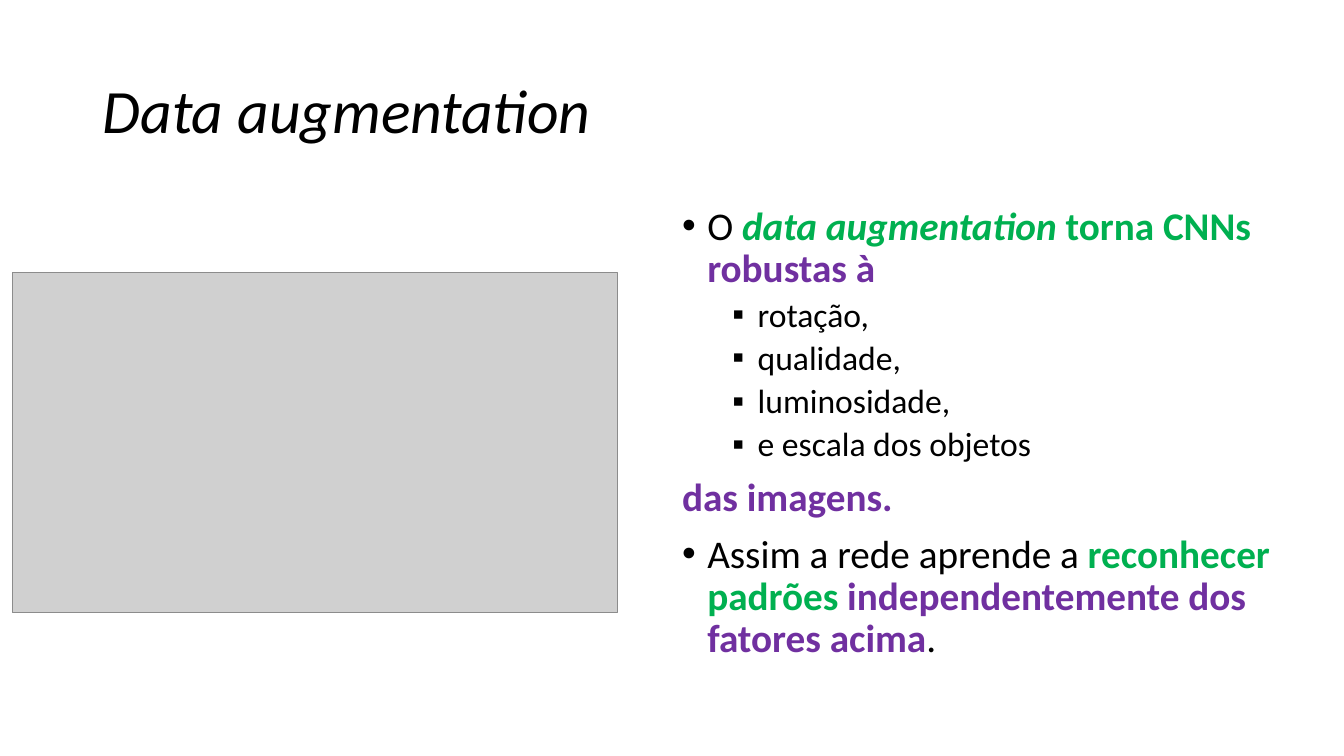
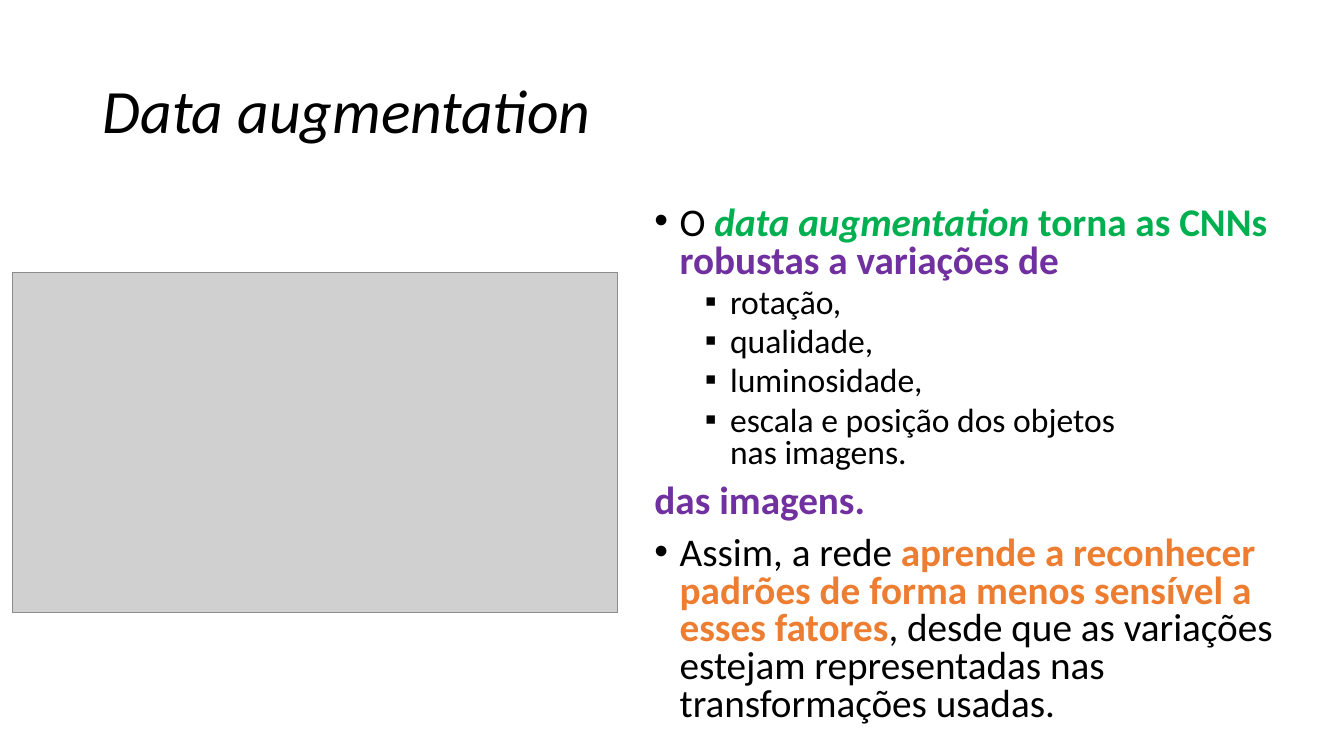
Before and after one commit to zz4fap/c24_inteligencia_artificial, a slide deck: slide 73 of slides/C24_CNN.pptx (slide 72 before the commit). Drawn at 1344x756 pixels with LibreOffice and Linux fonts; fonts in the diff are those of the drawing; grey boxes stand for pictures. Boxes give left, top, right and bottom in pixels: in the first picture for what was removed or moved away, otherwise in the second. Text is boxed around its words. In the diff, an @@ line names an element or a change of style, - is before the commit and + after.

```diff
--- a/slides/C24_CNN.pptx
+++ b/slides/C24_CNN.pptx
@@ text "O data augmentation torna as ...": place and size @@
-text "O data augmentation torna as ..." at <box>682,212,1270,653</box>
+text "O data augmentation torna as ..." at <box>654,208,1273,724</box>
@@ text at <box>680,208,1267,281</box>: text changed @@
-• O data augmentation torna CNNs robustas à
+• O data augmentation torna as CNNs robustas a variações de
@@ text at <box>654,291,922,521</box>: line spacing 0.9 to 0.8 @@
@@ text at <box>730,408,1115,470</box>: text changed @@
-  ▪ e escala dos objetos
+  ▪ escala e posição dos objetos
+    nas imagens.
@@ text at <box>680,538,1273,724</box>: text changed; text colour #7030A0 to #000000; bold off @@
-• Assim a rede aprende a reconhecer padrões independentemente dos fatores acima.
+• Assim, a rede aprende a reconhecer padrões de forma menos sensível a esses fatores, desde que as variações estejam representadas nas transformações usadas.
```
Also in this commit, not shown: 14 other slides changed, 3 slides added, 1 slide removed.
